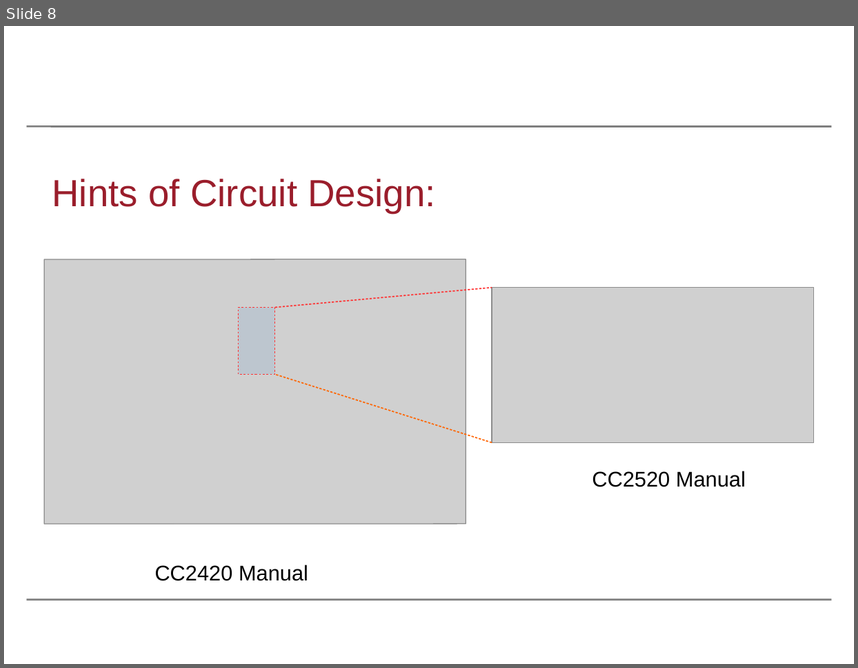
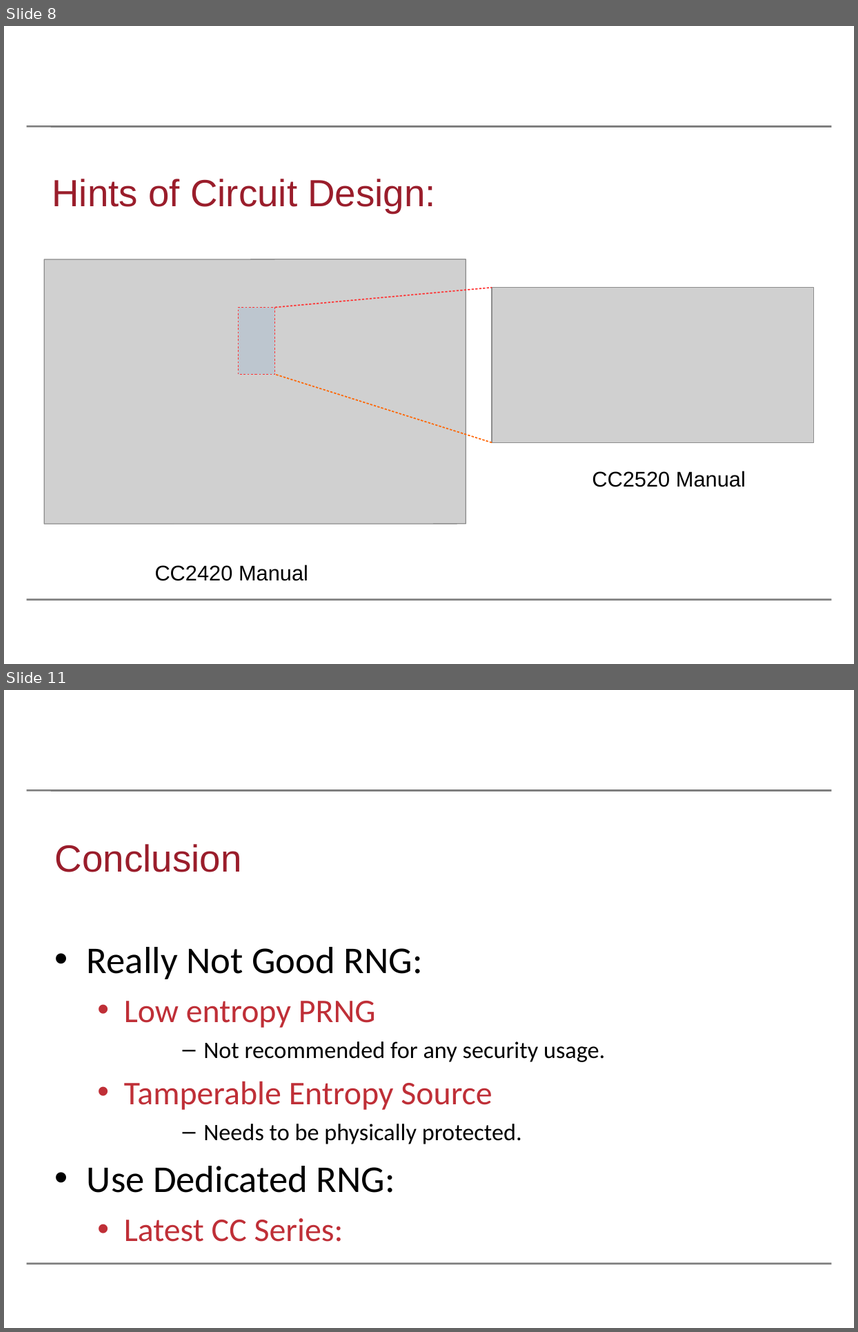
Before and after one commit to Salties/MI-Side-Channel-DTLS, a slide deck: Writings/Cryptographic_Randomness_On_A_CC2538/slides/wifs2016.odp. Shown one above the other, each under a label of ours: slide 8 before the commit, slides 8 and 11 after it; the slides between them are not shown. The pictures are 858x668 and 858x1332 pixels, drawn with LibreOffice and Linux fonts; fonts in the diff are those of the drawing; grey boxes stand for pictures; background and template pictures are left out. Boxes give left, top, right and bottom in pixels: in the first picture for what was removed or moved away, otherwise in the second. Text is boxed around its words. In the diff, an @@ line names an element or a change of style, - is before the commit and + after.

```diff
--- a/Writings/Cryptographic_Randomness_On_A_CC2538/slides/wifs2016.odp
+++ b/Writings/Cryptographic_Randomness_On_A_CC2538/slides/wifs2016.odp
@@ slide 11 added at <box>4,690,854,1328</box>, background #FFFFFF; not listed: 2 template elements that a slide beside it also shows @@
@@ title added at <box>55,844,242,872</box>, 32 pt, text #9A1D2B @@
+Conclusion
@@ text added at <box>87,947,605,1241</box>, 20 pt, text #000000 @@
+• Really Not Good RNG:
+  • Low entropy PRNG
+      – Not recommended for any security usage.
+  • Tamperable Entropy Source
+      – Needs to be physically protected.
+• Use Dedicated RNG:
+  • Latest CC Series:
```
Also in this commit, not shown: 3 slides changed, 1 other slide added, 1 slide removed, 3 other files.
